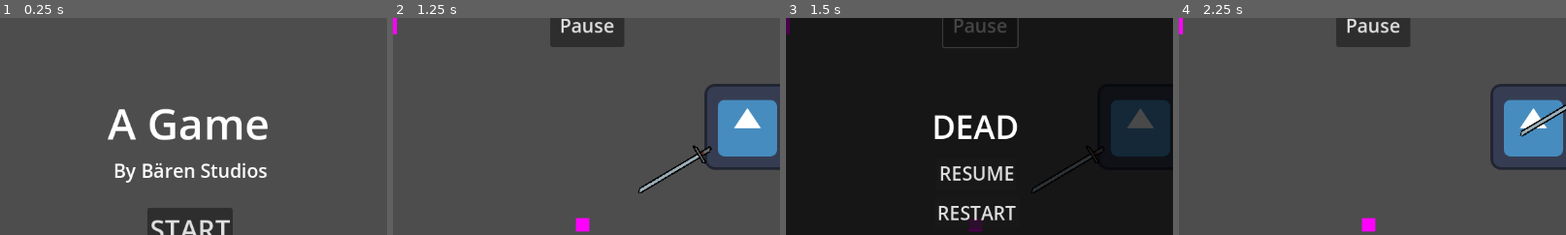
Above: before the commit, frames 1-4 (left to right).
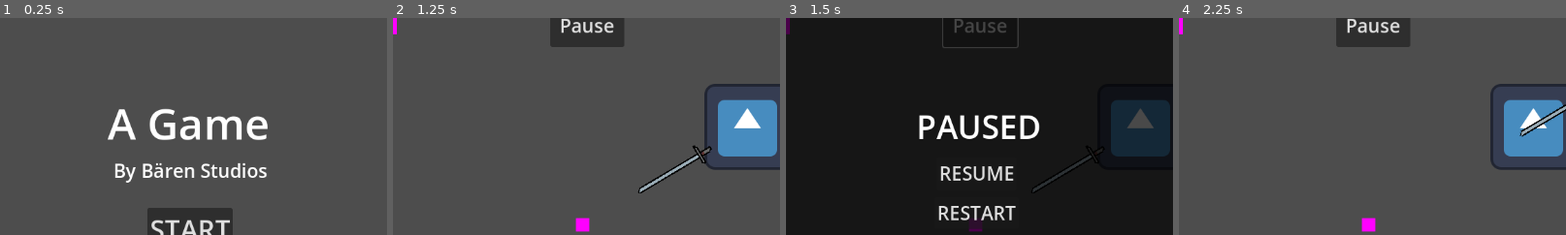
Above: after the commit, the same moments.

Repository: xjarlie/unics-game-jam-2024
Game: Godot game, scene res://StartMenu.tscn
The game is run twice, just before and just after one commit, with the same random seed, the same clock (stepped at 60 frames per second) and the same inputs. The engine's default icon, where the game draws it, is replaced by a stand-in: a white triangle on a blue panel in a dark square.
Inputs:
- Up to frame 1 (0.25 s): no input
- Up to frame 2 (1.25 s): click "START" at 0.5 s
- Up to frame 3 (1.5 s): click "Pause" at 1.25 s
- Up to frame 4 (2.25 s): click "RESTART" at 2 s
The pictures show only the part of the screen within x 26-75%, y 2-52%; the shares and areas given below are measured in that part.

Frames 1-2 are identical in both runs. In frame 3, 2.2% of the frame differs, in the area x 34-66%, y 44-56%; in frame 4, nothing differs.

Commit message:
fix pause menu text

Diff:
--- a/UI.tscn
+++ b/UI.tscn
@@ -86,17 +86,16 @@
 anchor_top = 0.5
 anchor_right = 0.5
 anchor_bottom = 0.5
-offset_left = -72.0
+offset_left = -88.0
 offset_top = -180.0
-offset_right = 72.0
+offset_right = 97.0
 offset_bottom = -113.0
 theme = ExtResource("3_fcahx")
-text = "DEAD"
+text = "PAUSED"
 horizontal_alignment = 1
 vertical_alignment = 1
 
 [node name="DeathMenu" type="CanvasLayer" parent="."]
-visible = false
 
 [node name="ColorRect" type="ColorRect" parent="DeathMenu"]
 offset_left = -75.0
@@ -126,15 +125,32 @@
 anchor_top = 0.473
 anchor_right = 0.5
 anchor_bottom = 0.473
-offset_left = -61.0
-offset_top = -18.504
-offset_right = 64.0
-offset_bottom = 28.496
+offset_left = -58.0
+offset_top = -74.504
+offset_right = 67.0
+offset_bottom = -27.504
 theme = ExtResource("2_je5xe")
 text = "RESTART"
+
+[node name="QuitButton" type="Button" parent="DeathMenu"]
+anchors_preset = 8
+anchor_left = 0.5
+anchor_top = 0.5
+anchor_right = 0.5
+anchor_bottom = 0.5
+offset_left = -38.0
+offset_top = -28.0
+offset_right = 37.0
+offset_bottom = 19.0
+grow_horizontal = 2
+grow_vertical = 2
+theme = ExtResource("2_je5xe")
+text = "QUIT
+"
 
 [connection signal="pressed" from="PauseButton" to="." method="_on_pause_button_pressed"]
 [connection signal="pressed" from="PauseMenu/ResumeButton" to="." method="_on_resume_button_pressed"]
 [connection signal="pressed" from="PauseMenu/RestartButton" to="." method="_on_restart_button_pressed"]
 [connection signal="pressed" from="PauseMenu/QuitButton" to="." method="_on_quit_button_pressed"]
 [connection signal="pressed" from="DeathMenu/RestartButton" to="." method="_on_restart_button_pressed"]
+[connection signal="pressed" from="DeathMenu/QuitButton" to="." method="_on_quit_button_pressed"]
